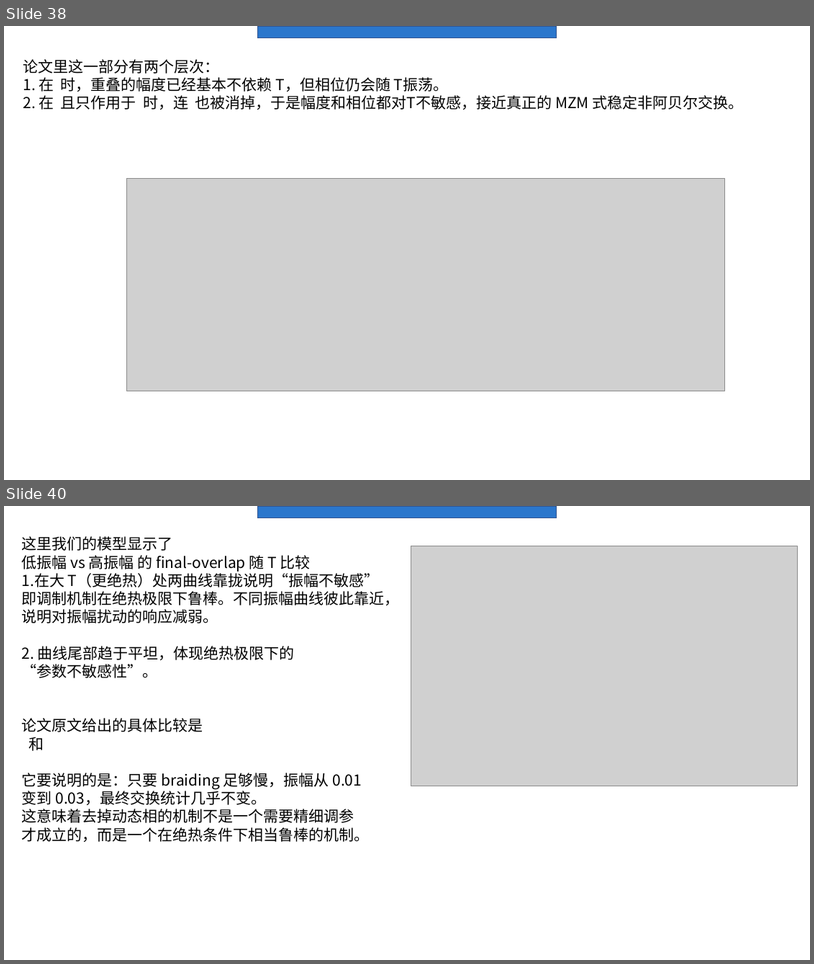
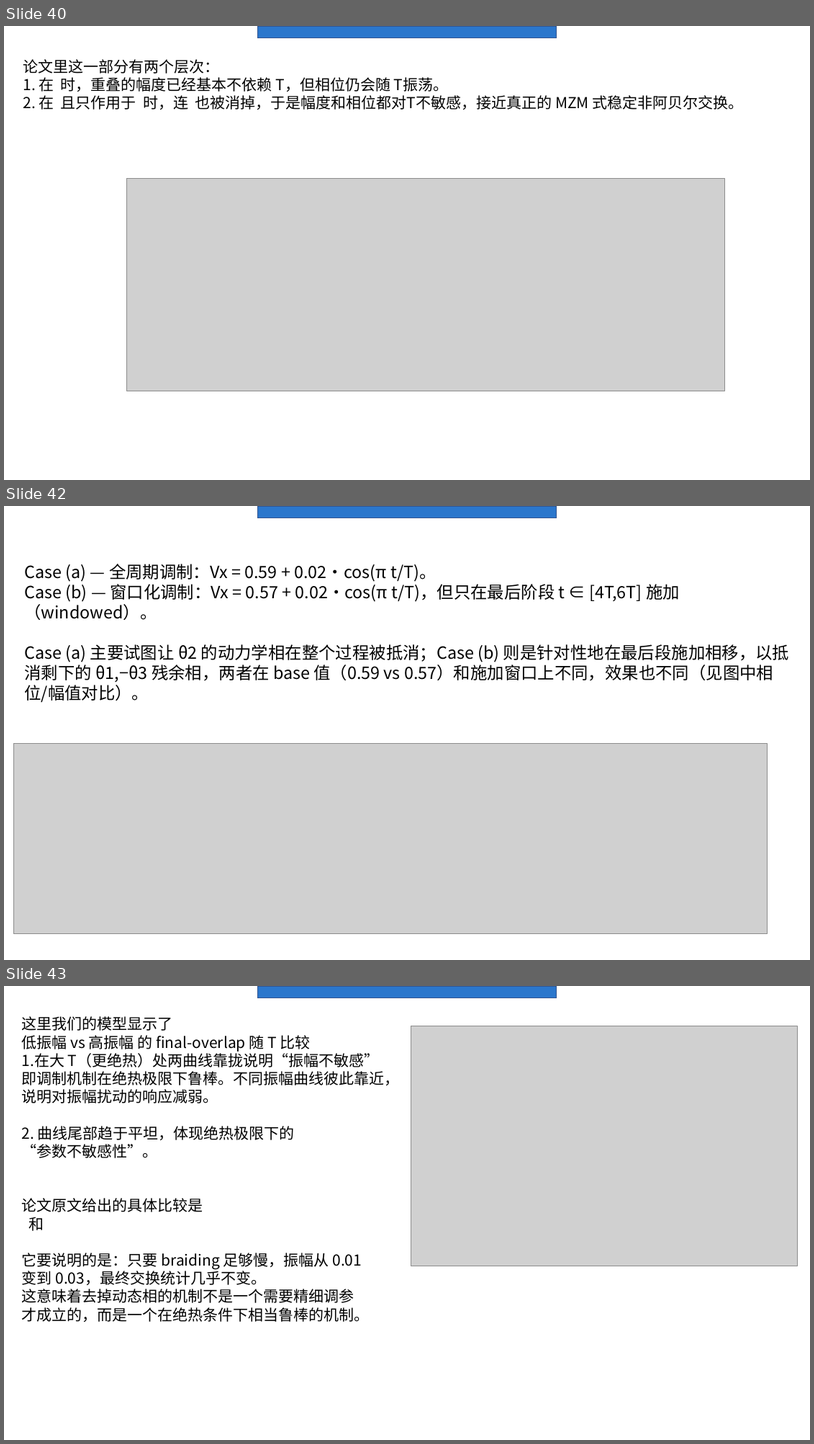
Before and after one commit to Asice-Cloud/quantummmm, a slide deck: y2.pptx. Shown one above the other, each under a label of ours: slides 38 and 40 before the commit, slides 40, 42 and 43 after it; the slides between them are not shown. The pictures are 814x964 and 814x1444 pixels, drawn with LibreOffice and Linux fonts; fonts in the diff are those of the drawing; grey boxes stand for pictures. Boxes give left, top, right and bottom in pixels: in the first picture for what was removed or moved away, otherwise in the second. Text is boxed around its words. In the diff, an @@ line names an element or a change of style, - is before the commit and + after.

```diff
--- a/y2.pptx
+++ b/y2.pptx
@@ slide 42 added at [4, 506, 810, 960], background #FFFFFF; not listed: 1 template element that a slide beside it also shows @@
@@ text added at [24, 564, 790, 702], 20 pt, text #000000 @@
+Case (a) — 全周期调制：Vx = 0.59 + 0.02·cos(π t/T)。
+Case (b) — 窗口化调制：Vx = 0.57 + 0.02·cos(π t/T)，但只在最后阶段 t ∈ [4T,6T] 施加（windowed）。
+Case (a) 主要试图让 θ2 的动力学相在整个过程被抵消；Case (b) 则是针对性地在最后段施加相移，以抵消剩下的 θ1,−θ3 残余相，两者在 base 值（0.59 vs 0.57）和施加窗口上不同，效果也不同（见图中相位/幅值对比）。
@@ picture added at [13, 744, 768, 934] @@
@@ what was slide 38 is now slide 40 @@
@@ what was slide 40 is now slide 43 @@
```
Also in this commit, not shown: 4 slides changed, 3 other slides added, 1 slide removed, 17 other files.
